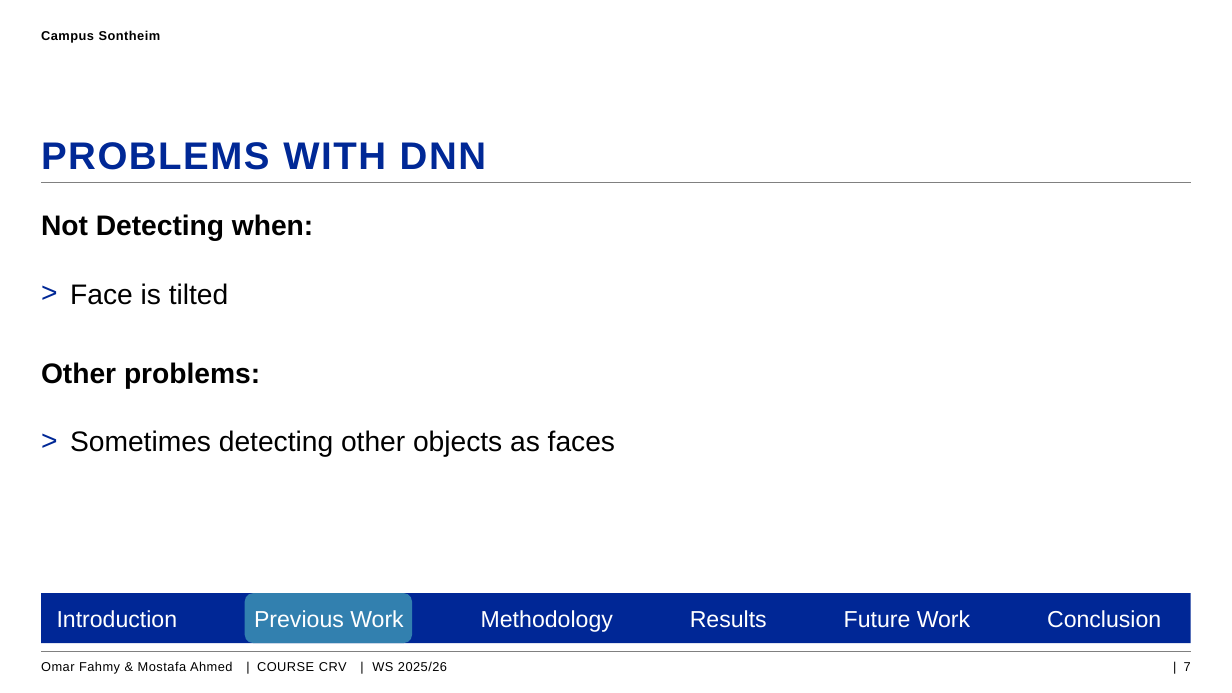
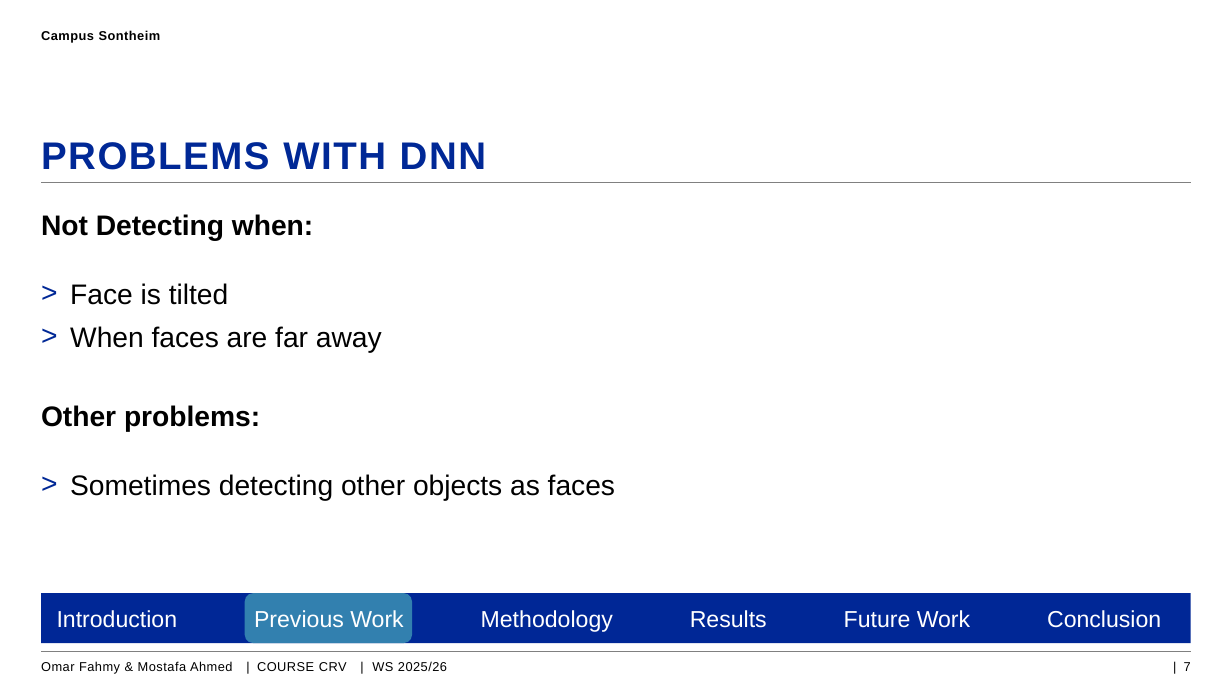
Before and after one commit to NrAOmar/Face-Detection, a slide deck: slide 7 of Presentation.pptx. Drawn at 1232x693 pixels with LibreOffice and Linux fonts; fonts in the diff are those of the drawing; background and template pictures are left out. Boxes give left, top, right and bottom in pixels: in the first picture for what was removed or moved away, otherwise in the second. Text is boxed around its words. In the diff, an @@ line names an element or a change of style, - is before the commit and + after.

```diff
--- a/Presentation.pptx
+++ b/Presentation.pptx
@@ text at <box>70,326,382,353</box>: paragraph added @@
+  > When faces are far away
```
Also in this commit, not shown: 6 other files.
